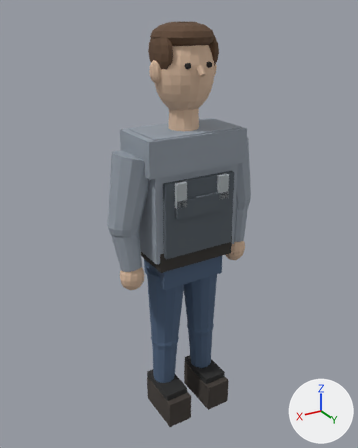
What one commit did to the OBJ model godot/assets/models/civilian_character.obj.
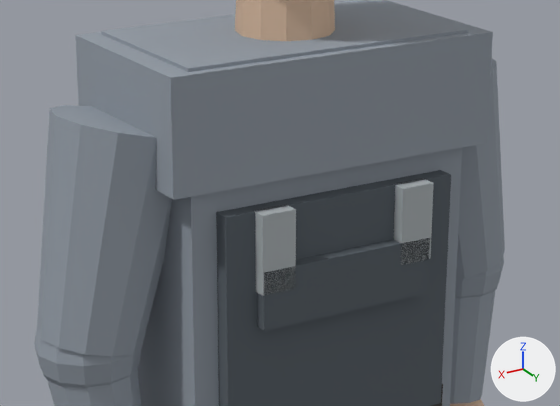
Old and new are each drawn whole from a 50 mm camera at (1.25, 2.04, 2.17) aimed at (0.01, -0.02, 1.14) and again close up on the part from 27% to 75% of the width and 26% to 54% of the height. The lights are fixed; the arrows at lower right show +X, +Y and +Z. The first two pictures are the older version. Where no turn or scale is listed for an object, it has been applied to the vertices. Vertices at exactly the same position are counted once.

The first close-up shows 'civilian_character'.
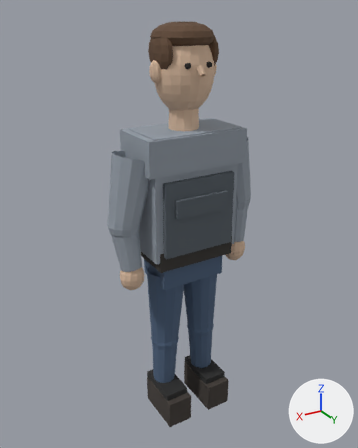
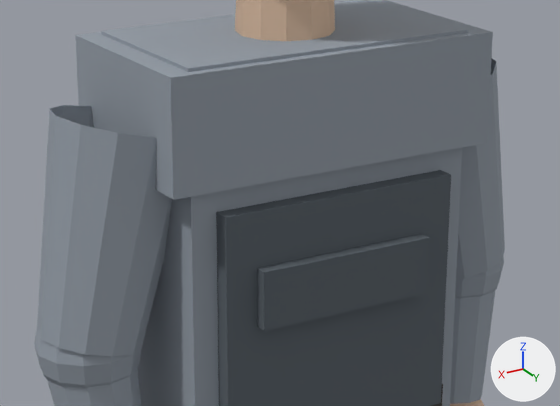
Commit message: Refine standalone civilian character mesh

What changed in the scene script:
```text
Change me_civilian_character:
    used by ob_civilian_character; location = (0.0, 0.0, 0.0)
    remove me_civilian_character.from_pydata(...)  # 1606 vertices, 1292 faces; spans x -0.42..0.42, y -0.15..0.19, z 0.01..2.13
    add me_civilian_character.from_pydata(...)  # 1590 vertices, 1260 faces; spans x -0.42..0.42, y -0.15..0.19, z 0.01..2.13
    me_civilian_character part 1: the loose piece of 8 vertices spanning x -0.15..-0.09, y 0.16..0.18, z 1.32..1.44 is deleted
    me_civilian_character part 2: the loose piece of 8 vertices spanning x 0.09..0.15, y 0.16..0.18, z 1.32..1.44 is deleted
    me_civilian_character part 3
    6 faces are deleted
    other edits to the shape of me_civilian_character do not show in these pictures
    remove me_civilian_character.materials.append(mat_metal)  # grey #adb5b8
```

What differs and where, as boxes (x1, y1, x2, y2) in the close-ups (560 x 406 px):
part 1 of me_civilian_character, deleted: before (394, 179, 434, 263)
part 2 of me_civilian_character, deleted: before (254, 205, 296, 296)
part 3 of me_civilian_character, deleted (mostly hidden): before (50, 58, 496, 138)
